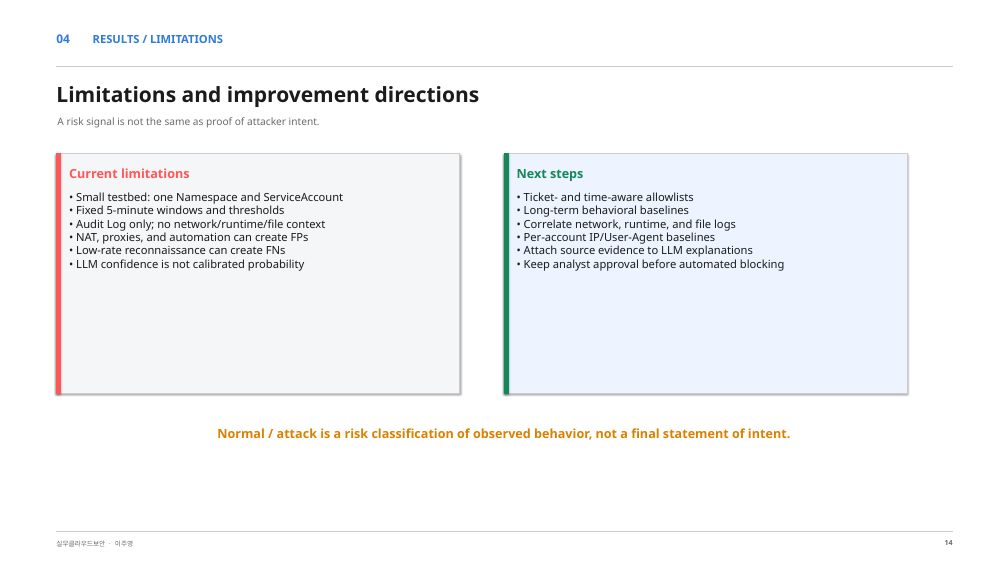
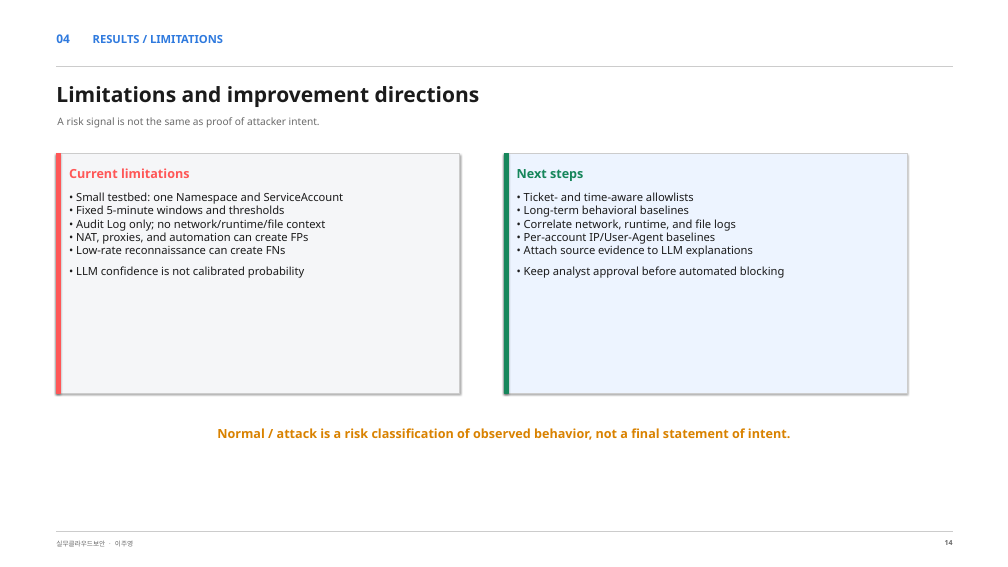
Before and after one commit to leeju0/Cloud_PBL, a slide deck: slide 14 of presentation/api_credential_abuse_detection.pptx. Drawn at 1008x567 pixels with LibreOffice and Linux fonts; fonts in the diff are those of the drawing. Boxes give left, top, right and bottom in pixels: in the first picture for what was removed or moved away, otherwise in the second. Text is boxed around its words. In the diff, an @@ line names an element or a change of style, - is before the commit and + after.

```diff
--- a/presentation/api_credential_abuse_detection.pptx
+++ b/presentation/api_credential_abuse_detection.pptx
@@ text "• Small testbed: one Namespace ..." at [76, 192, 344, 278]: line spacing 1 to 1.5 @@
@@ text "• Ticket- and time-aware allowlists ..." at [524, 192, 784, 278]: line spacing 1 to 1.5 @@
```
Also in this commit, not shown: 6 other slides changed, 1 other file.
